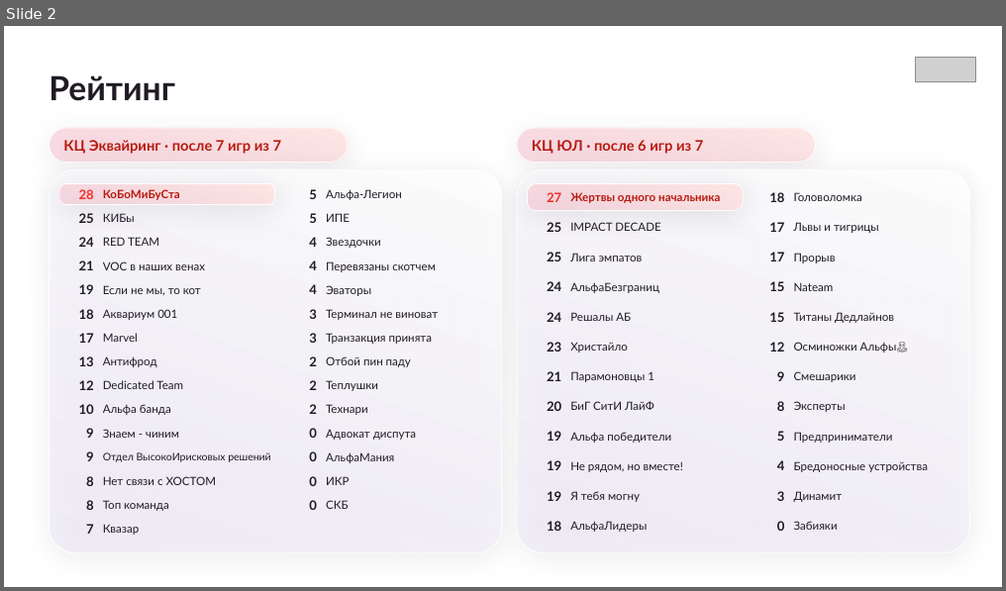
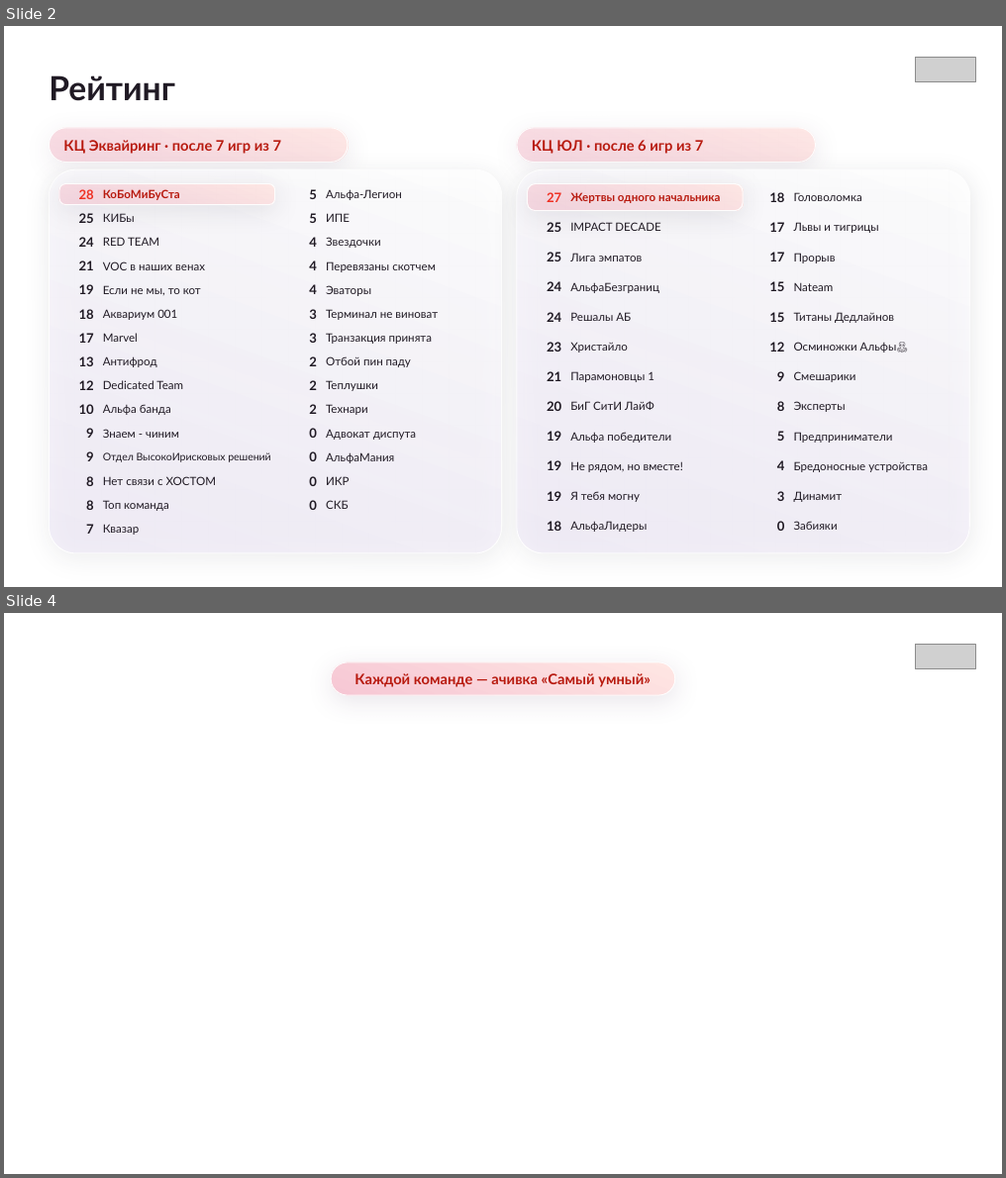
Before and after one commit to sdsds113/aboba, a slide deck: Мастер игры 18.11.2026.pptx. Shown one above the other, each under a label of ours: slide 2 before the commit, slides 2 and 4 after it; the slides between them are not shown. The pictures are 1006x591 and 1006x1178 pixels, drawn with LibreOffice and Linux fonts; fonts in the diff are those of the drawing; grey boxes stand for pictures; background and template pictures are left out. Boxes give left, top, right and bottom in pixels: in the first picture for what was removed or moved away, otherwise in the second. Text is boxed around its words. In the diff, an @@ line names an element or a change of style, - is before the commit and + after.

```diff
--- a/Мастер игры 18.11.2026.pptx
+++ b/Мастер игры 18.11.2026.pptx
@@ slide 4 added at (4,613,1002,1174), background picture (left out) @@
@@ rounded rectangle added at (331,663,675,695), fill gradient #FFE6E3 to #F6C7D4, outline #FFFFFF 1 pt @@
@@ picture added at (915,644,976,669) @@
@@ text added at (354,673,650,687), 14 pt, text #B81A0F, bold @@
+Каждой команде — ачивка «Самый умный»
```
Also in this commit, not shown: 1 other slide added.
